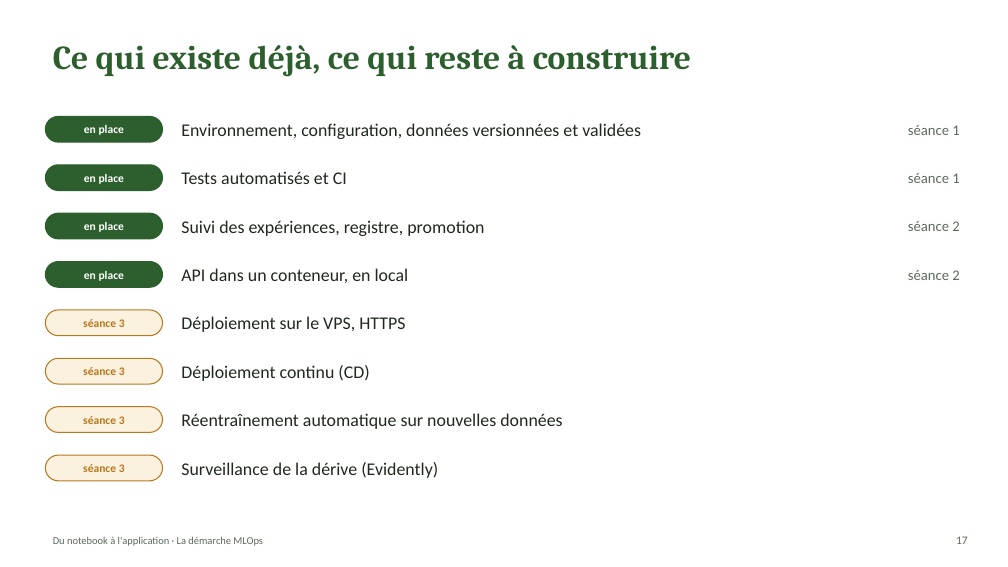
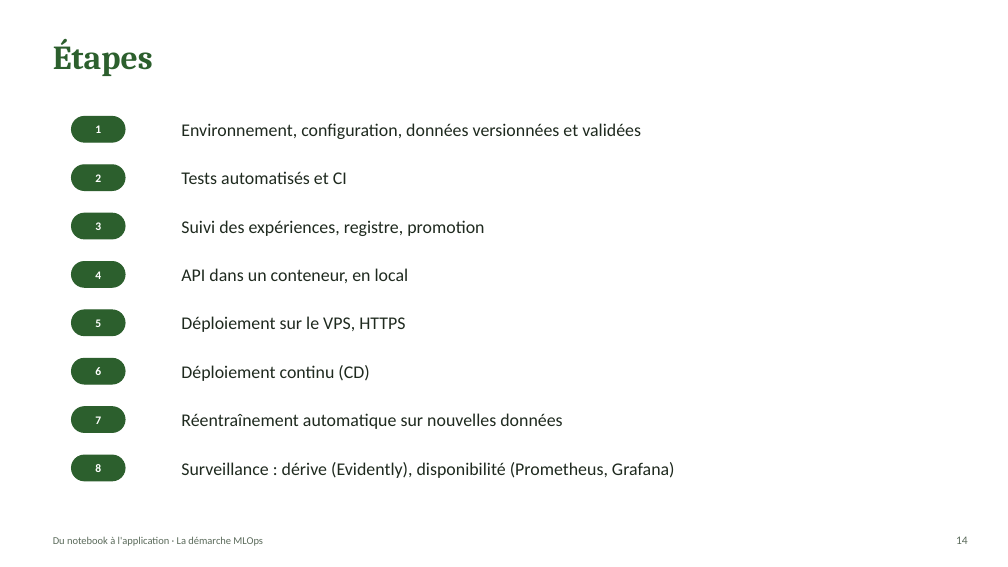
Before and after one commit to webew/crop_recommendation_tp, a slide deck: slide 14 of docs/support/seance1_demarche_mlops.pptx (slide 17 before the commit). Drawn at 1008x567 pixels with LibreOffice and Linux fonts; fonts in the diff are those of the drawing. Boxes give left, top, right and bottom in pixels: in the first picture for what was removed or moved away, otherwise in the second. Text is boxed around its words. In the diff, an @@ line names an element or a change of style, - is before the commit and + after.

```diff
--- a/docs/support/seance1_demarche_mlops.pptx
+++ b/docs/support/seance1_demarche_mlops.pptx
@@ title at [53,39,153,76]: text changed @@
-Ce qui existe déjà, ce qui reste à construire
+Étapes
@@ rounded rectangle "1": place and size @@
-rounded rectangle "1" at [45,116,163,142]
+rounded rectangle "1" at [72,116,126,142]
@@ text in rounded rectangle at [95,125,101,133]: text changed @@
-en place
+1
@@ text removed at [908,125,959,135] @@
-séance 1
@@ rounded rectangle removed at [45,165,163,191] @@
-en place
@@ rounded rectangle added at [72,165,126,191], fill #2C5F2D, outline #2C5F2D 1 pt, 11 pt, text #FFFFFF, bold @@
+2
@@ text removed at [908,173,959,183] @@
-séance 1
@@ rounded rectangle removed at [45,213,163,239] @@
-en place
@@ rounded rectangle "3": place and size @@
-rounded rectangle "3" at [45,310,163,336]
+rounded rectangle "3" at [72,213,126,239]
@@ rounded rectangle "3" at [72,213,126,239]: fill #FBF1DF to #2C5F2D; outline #B7791F 1 pt to #2C5F2D 1 pt @@
@@ text in rounded rectangle at [95,222,101,230]: text changed; text colour #B7791F to #FFFFFF @@
-séance 3
+3
@@ text removed at [908,221,959,231] @@
-séance 2
@@ rounded rectangle removed at [45,262,163,287] @@
-en place
@@ rounded rectangle added at [72,262,126,287], fill #2C5F2D, outline #2C5F2D 1 pt, 11 pt, text #FFFFFF, bold @@
+4
@@ text removed at [908,270,959,280] @@
-séance 2
@@ rounded rectangle added at [72,310,126,336], fill #2C5F2D, outline #2C5F2D 1 pt, 11 pt, text #FFFFFF, bold @@
+5
@@ rounded rectangle removed at [45,358,163,384] @@
-séance 3
@@ rounded rectangle added at [72,358,126,384], fill #2C5F2D, outline #2C5F2D 1 pt, 11 pt, text #FFFFFF, bold @@
+6
@@ rounded rectangle removed at [45,407,163,433] @@
-séance 3
@@ rounded rectangle added at [72,407,126,433], fill #2C5F2D, outline #2C5F2D 1 pt, 11 pt, text #FFFFFF, bold @@
+7
@@ rounded rectangle removed at [45,455,163,481] @@
-séance 3
@@ rounded rectangle added at [72,455,126,481], fill #2C5F2D, outline #2C5F2D 1 pt, 11 pt, text #FFFFFF, bold @@
+8
@@ text at [181,462,675,478]: text changed @@
-Surveillance de la dérive (Evidently)
+Surveillance : dérive (Evidently), disponibilité (Prometheus, Grafana)
@@ page number at [956,536,968,544]: text changed @@
-17
+14
```
Also in this commit, not shown: 14 other slides changed, 3 slides removed, 1 other file.
